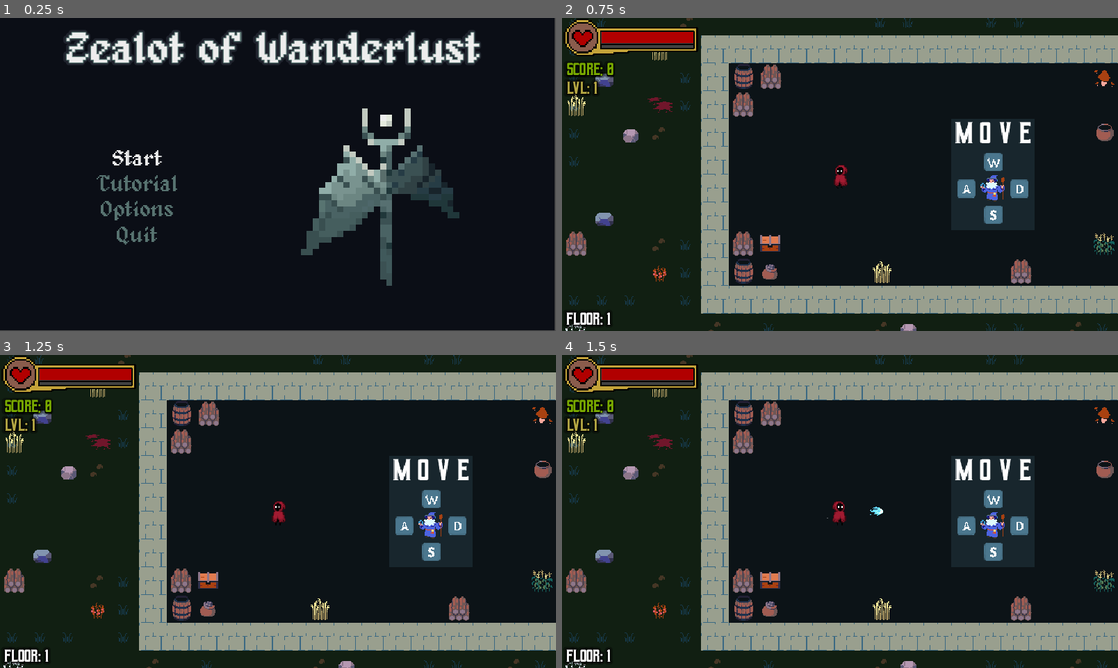
Above: before the commit, frames 1-4 (two rows, left to right).
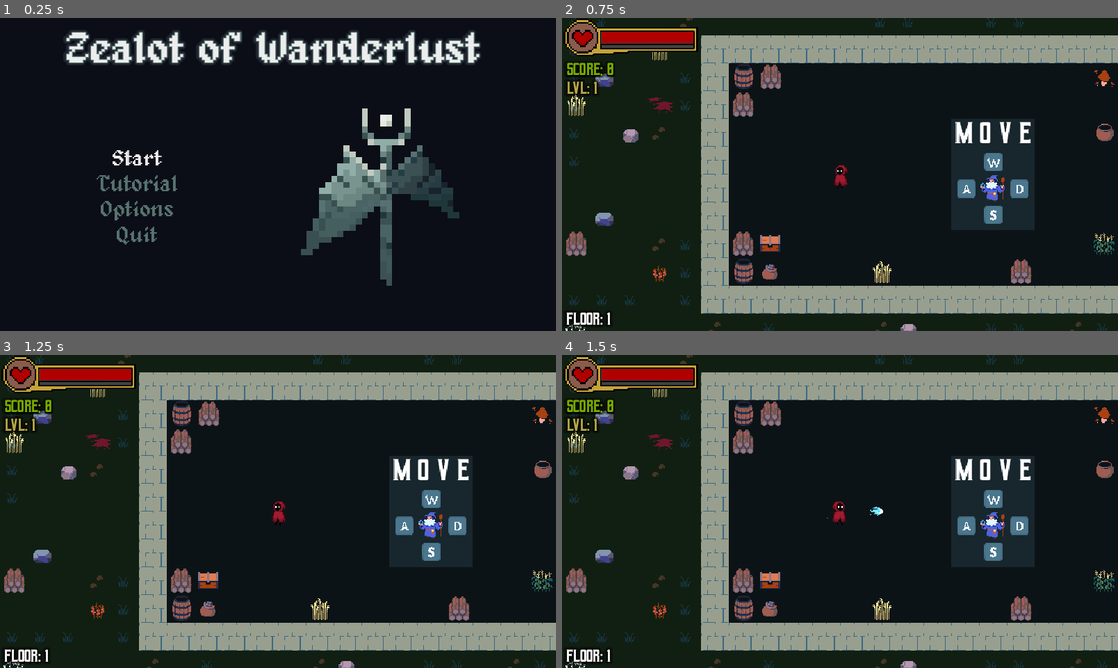
Above: after the commit, the same moments.

Repository: WizardsNStuff/Zealot-of-Wanderlust
Game: Godot game, scene res://Scenes/wizard_game.tscn
Two runs of this game, one before a commit and one after it. Both use one fixed random seed, a clock stepped at 60 frames per second and the inputs below. The engine's default icon, where the game draws it, is replaced by a stand-in: a white triangle on a blue panel in a dark square.
Inputs:
- Up to frame 1 (0.25 s): no input
- Up to frame 2 (0.75 s): click "Tutorial" at 0.5 s
- Up to frame 3 (1.25 s): no input
- Up to frame 4 (1.5 s): tap Enter at 1.25 s; hold Right (attack_right) from 1.28 s (still down)

The runs differ from the first frame. In frame 1, 0.5% of the frame differs, in the area x 0-100%, y 0-100%; in frame 2, nothing differs; in frame 3, nothing differs; in frame 4, nothing differs.

Commit message:
Pausing Working Correctly
Tutorial Has Some Issues

Diff:
--- a/zealot-of-wanderlust/Scenes/main_menu.tscn
+++ b/zealot-of-wanderlust/Scenes/main_menu.tscn
@@ -66,8 +66,8 @@
 [node name="ColorRect" type="ColorRect" parent="."]
 z_index = -1
 layout_mode = 0
-offset_right = 1277.0
-offset_bottom = 719.0
+offset_right = 1280.0
+offset_bottom = 720.0
 color = Color(0.0431373, 0.054902, 0.0862745, 1)
 
 [node name="TextureRect" type="TextureRect" parent="."]
--- a/zealot-of-wanderlust/Scenes/wizard_game.tscn
+++ b/zealot-of-wanderlust/Scenes/wizard_game.tscn
@@ -20,6 +20,7 @@
 [node name="Model" parent="." instance=ExtResource("2_4gxgj")]
 process_mode = 1
 
-[node name="View" parent="." node_paths=PackedStringArray("controller") instance=ExtResource("3_eky8r")]
-process_mode = 1
+[node name="View" parent="." node_paths=PackedStringArray("controller", "model") instance=ExtResource("3_eky8r")]
+process_mode = 3
 controller = NodePath("..")
+model = NodePath("../Model")
--- a/zealot-of-wanderlust/Scripts/controller.gd
+++ b/zealot-of-wanderlust/Scripts/controller.gd
@@ -154,7 +154,7 @@
 	timer.one_shot = true
 	timer.timeout.connect(tutorial_damage_section_timeout.bind(timer, original_player_damage, original_player_speed))
 	model.tutorial_data.add_child(timer)
-	timer.start(3)
+	timer.start(0.5)
 
 func tutorial_damage_section_timeout(timer, original_player_damage, original_player_speed) -> void:
 	timer.queue_free()
@@ -1058,10 +1058,13 @@
 	input_direction = input_direction.normalized()
 
 	if Input.is_action_just_pressed("ui_cancel") && !leveling_up:
-		# Switch the pause state
+		# Flip the pause state
 		get_tree().paused = !get_tree().paused
 		view.game_paused()
-		Input.mouse_mode = Input.MOUSE_MODE_VISIBLE
+		if get_tree().paused:
+			Input.mouse_mode = Input.MOUSE_MODE_VISIBLE
+		else:
+			Input.mouse_mode = Input.MOUSE_MODE_HIDDEN
 	elif !get_tree().paused:
 		view.pause_menu_node.hide()
 		# set the player's velocity
--- a/zealot-of-wanderlust/Scripts/view.gd
+++ b/zealot-of-wanderlust/Scripts/view.gd
@@ -2,6 +2,7 @@
 class_name View
 
 @export var controller : Controller
+@export var model : Model
 
 @export var main_menu_node : MainMenu
 @export var game_over_node : GameOver
@@ -15,7 +16,7 @@
 @export var floor_label : Label
 
 func start_level() -> void:
-	#controller.reset_player()
+	get_tree().paused = false
 	controller.play_again()
 	controller.start_level()
 	Input.mouse_mode = Input.MOUSE_MODE_HIDDEN
@@ -23,6 +24,7 @@
 	health_bar.show()
 
 func start_tutorial() -> void:
+	get_tree().paused = false
 	controller.start_tutorial()
 	Input.mouse_mode = Input.MOUSE_MODE_HIDDEN
 	main_menu_node.hide()
@@ -30,14 +32,13 @@
 
 func stop_tutorial() -> void:
 	Input.mouse_mode = Input.MOUSE_MODE_VISIBLE
+	model.in_tutorial = false
 	main_menu_node.show()
-	health_bar.hide()
 	health_bar.hide()
 	floor_label.hide()
 	player_level_label.hide()
 	score_label.hide()
 	stop_key_animation()
-
 
 func play_again() -> void:
 	Input.mouse_mode = Input.MOUSE_MODE_HIDDEN
@@ -99,20 +100,26 @@
 ### vvv                              vvv ###
 
 func game_paused() -> void:
-	pause_menu_node.show()
-	pause_menu_node.unpause_button.grab_focus()
+	pause_menu_node.visible = !pause_menu_node.visible
+	if pause_menu_node.visible:
+		pause_menu_node.unpause_button.grab_focus()
 
 func unpause_game() -> void:
 	controller.unpause_game()
+	Input.mouse_mode = Input.MOUSE_MODE_HIDDEN
 	pause_menu_node.hide()
 
 func exit_to_main_menu() -> void:
+	controller.unpause_game()
+	Input.mouse_mode = Input.MOUSE_MODE_VISIBLE
+	pause_menu_node.hide()
 	main_menu_node.show()
+	main_menu_node.start_btn.grab_focus()
 	health_bar.hide()
-	score_label.hide()
 	floor_label.hide()
 	player_level_label.hide()
-	# controller method would go here (controller.exit_to_main_menu) or something
+	score_label.hide()
+	stop_key_animation()
 
 func add_skill_to_pause_screen(skill1: Skill) -> void:
 	pause_menu_node.append_skill_to_container(skill1.skill_name)
